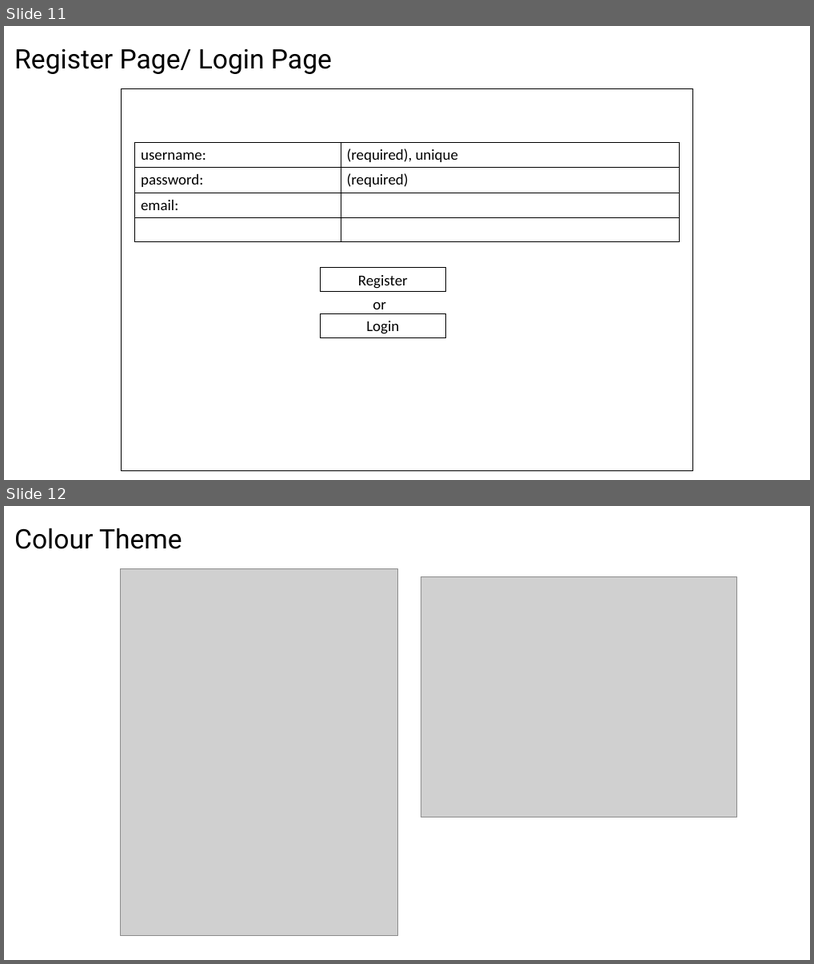
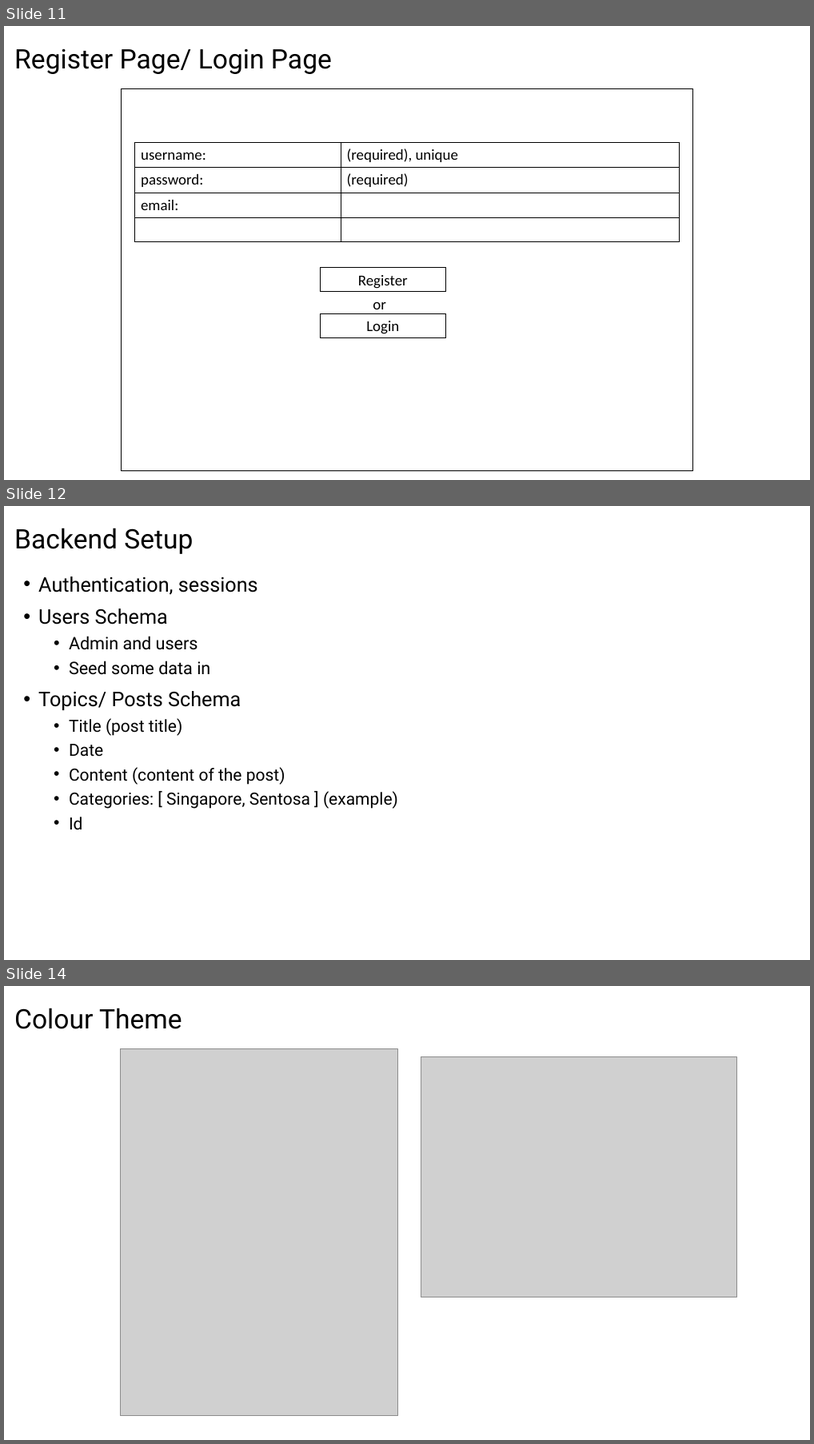
Before and after one commit to SherwinKhoo/travel-go-where, a slide deck: Project-3.pptx. Shown one above the other, each under a label of ours: slides 11 and 12 before the commit, slides 11, 12 and 14 after it; the slides between them are not shown. The pictures are 814x964 and 814x1444 pixels, drawn with LibreOffice and Linux fonts; fonts in the diff are those of the drawing; grey boxes stand for pictures. Boxes give left, top, right and bottom in pixels: in the first picture for what was removed or moved away, otherwise in the second. Text is boxed around its words. In the diff, an @@ line names an element or a change of style, - is before the commit and + after.

```diff
--- a/Project-3.pptx
+++ b/Project-3.pptx
@@ slide 12 added at [4, 506, 810, 960], background #FFFFFF @@
@@ title added at [14, 528, 193, 554], 32 pt, text #000000 @@
+Backend Setup
@@ text added at [38, 576, 398, 830], 20 pt, text #000000 @@
+• Authentication, sessions
+• Users Schema
+  • Admin and users
+  • Seed some data in
+• Topics/ Posts Schema
+  • Title (post title)
+  • Date
+  • Content (content of the post)
+  • Categories: [ Singapore, Sentosa ] (example)
+  • Id
@@ what was slide 12 is now slide 14 @@
```
Also in this commit, not shown: 2 slides changed, 4 other slides added, 1 slide removed.
